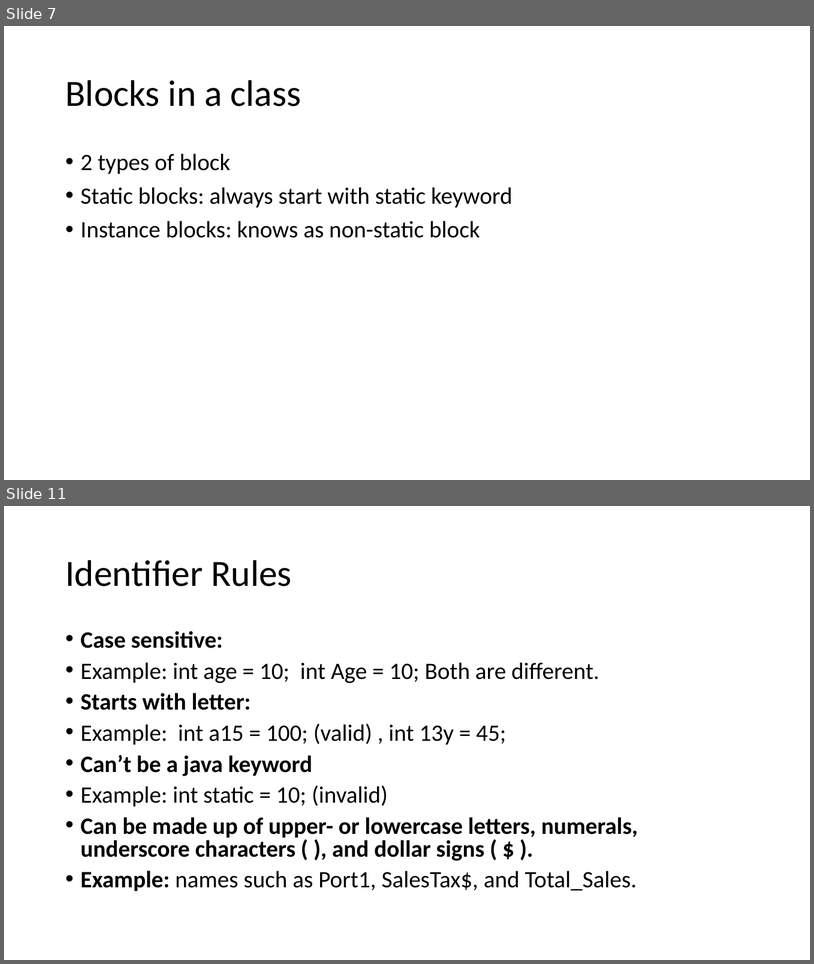
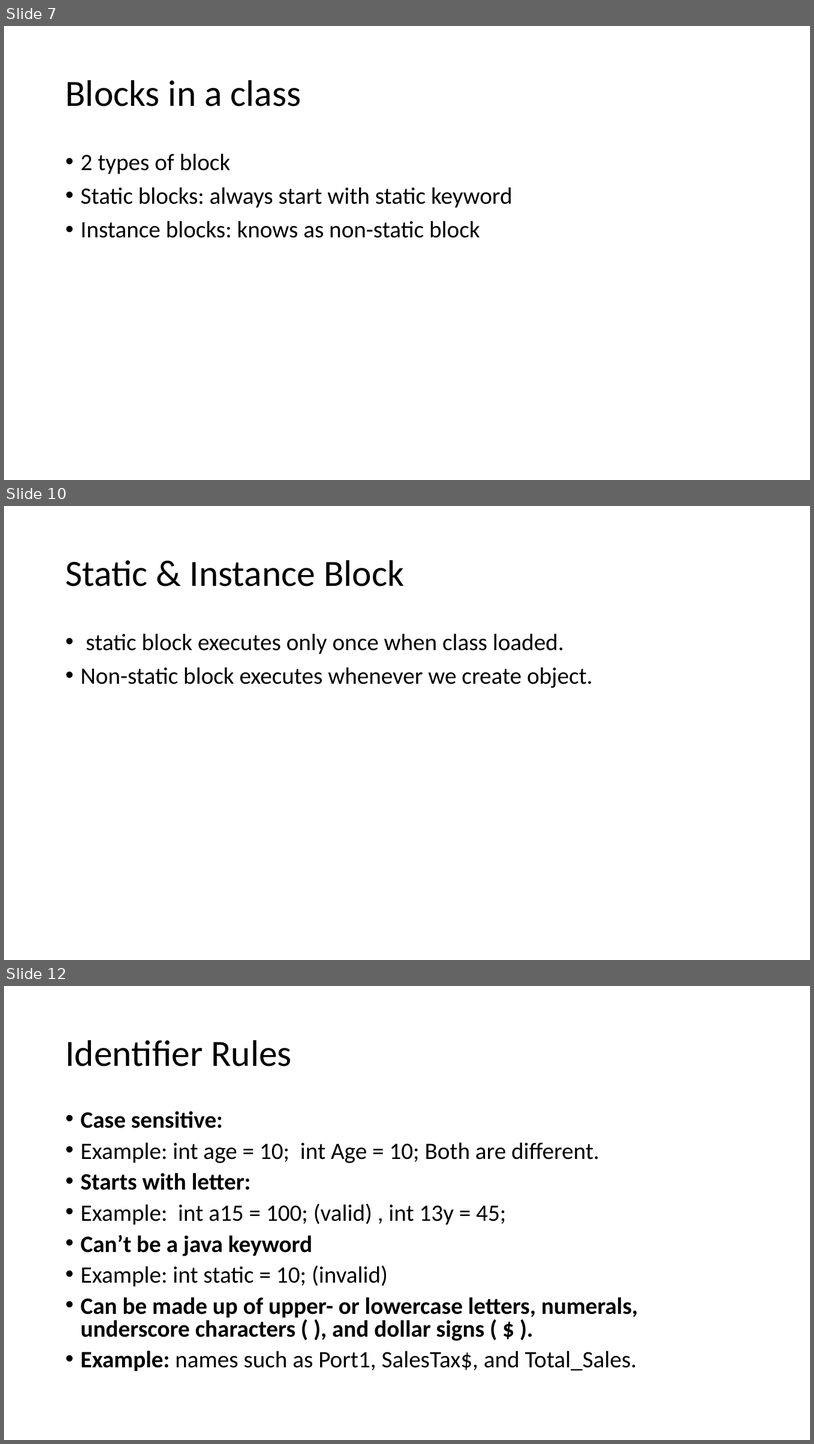
Before and after one commit to umaa-java-sept-2020/documents, a slide deck: statement-block-identifier.pptx. Shown one above the other, each under a label of ours: slides 7 and 11 before the commit, slides 7, 10 and 12 after it; the slides between them are not shown. The pictures are 814x964 and 814x1444 pixels, drawn with LibreOffice and Linux fonts; fonts in the diff are those of the drawing. Boxes give left, top, right and bottom in pixels: in the first picture for what was removed or moved away, otherwise in the second. Text is boxed around its words. In the diff, an @@ line names an element or a change of style, - is before the commit and + after.

```diff
--- a/statement-block-identifier.pptx
+++ b/statement-block-identifier.pptx
@@ slide 10 added at bbox=[4, 506, 810, 960], background #FFFFFF @@
@@ title added at bbox=[65, 560, 404, 586], 44 pt, text #000000 @@
+Static & Instance Block
@@ text added at bbox=[81, 633, 593, 688], 28 pt, text #000000 @@
+• static block executes only once when class loaded.
+• Non-static block executes whenever we create object.
@@ what was slide 11 is now slide 12 @@
```
Also in this commit, not shown: 5 slides changed, 1 other slide added.
